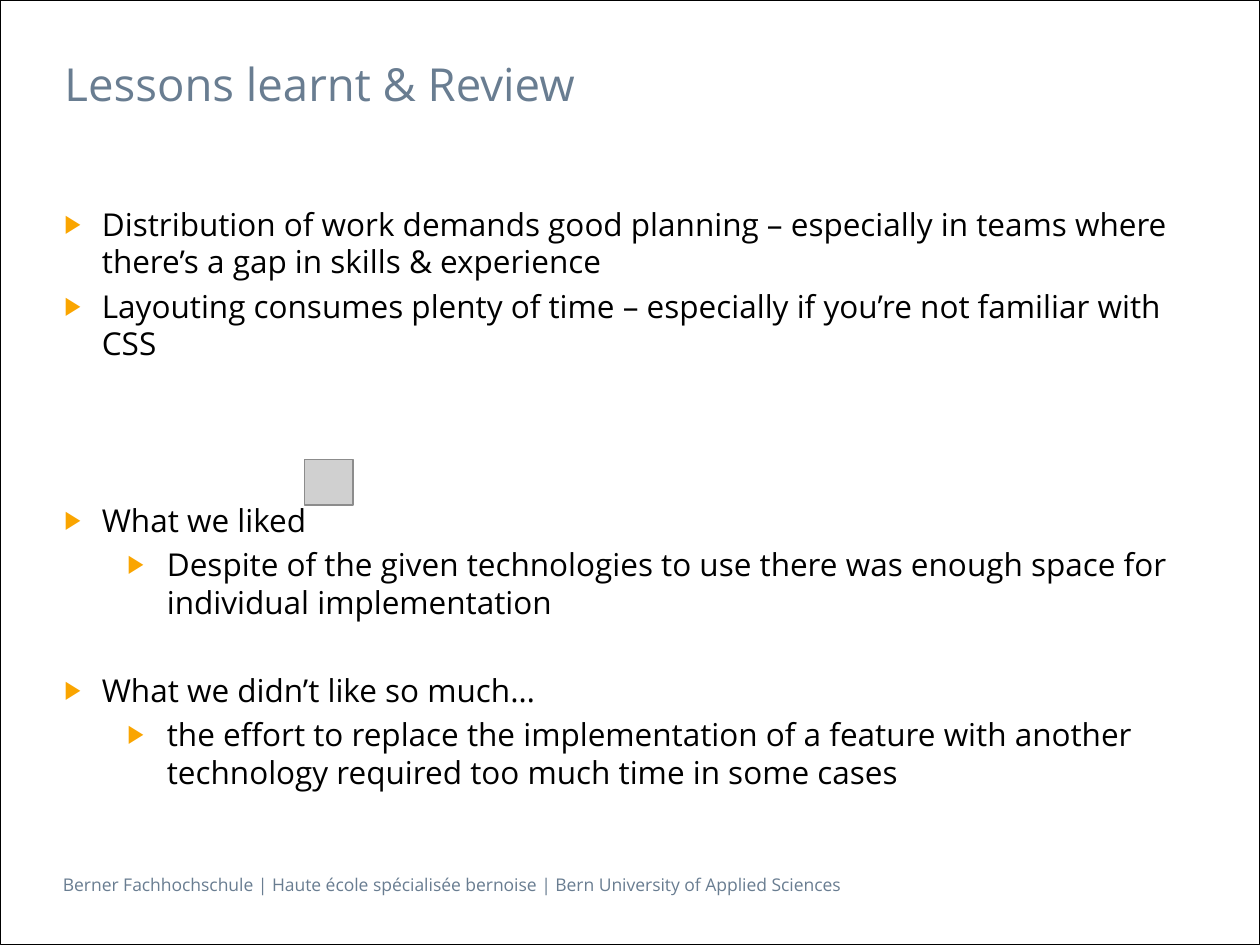
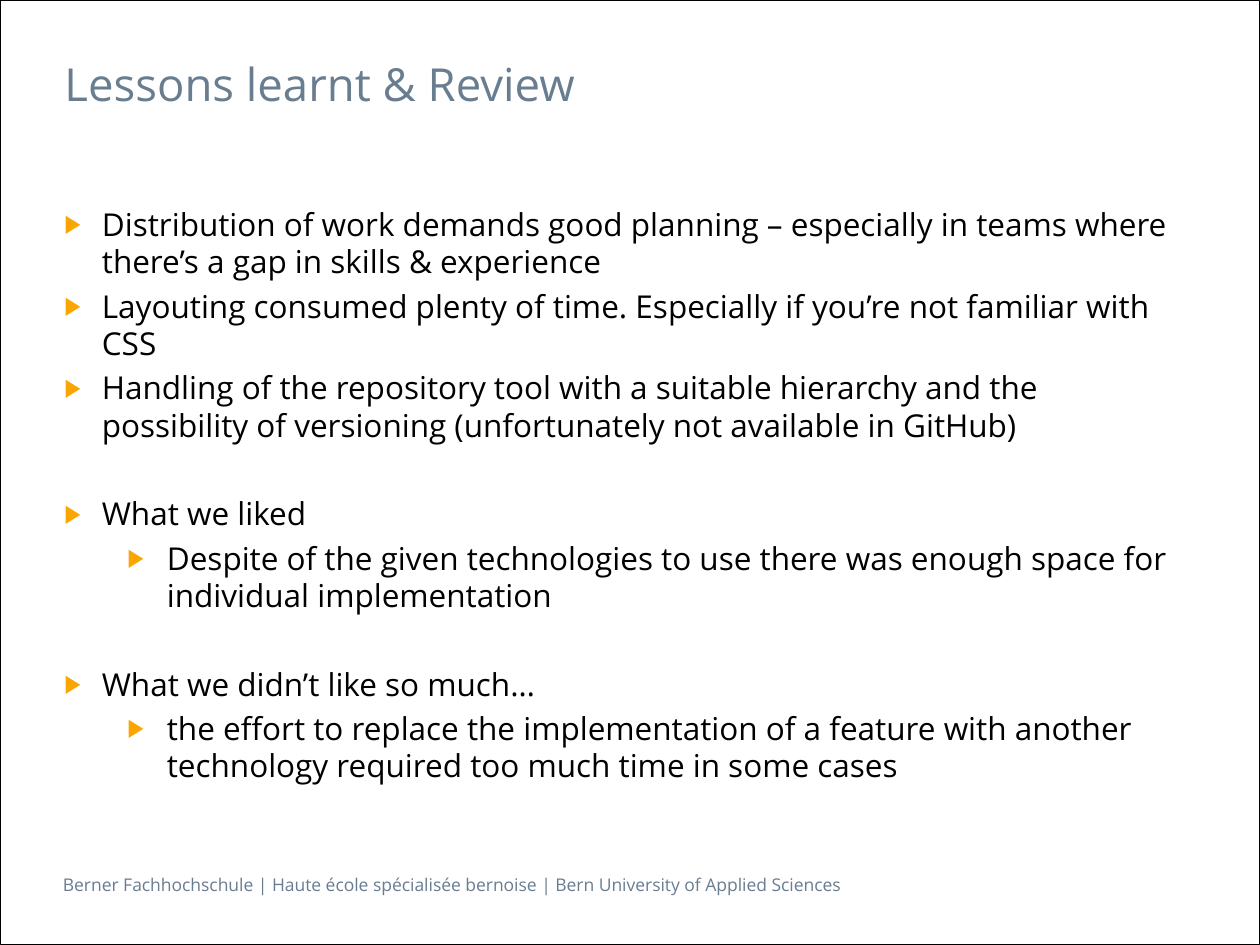
Before and after one commit to Makae/ch.bfh.bti7054.w2014.q.groot, a slide deck: slide 9 of trunk/doc/Presentation.pptx (slide 11 before the commit). Drawn at 1260x945 pixels with LibreOffice and Linux fonts; fonts in the diff are those of the drawing; grey boxes stand for pictures. Boxes give left, top, right and bottom in pixels: in the first picture for what was removed or moved away, otherwise in the second. Text is boxed around its words. In the diff, an @@ line names an element or a change of style, - is before the commit and + after.

```diff
--- a/trunk/doc/Presentation.pptx
+++ b/trunk/doc/Presentation.pptx
@@ text at <box>102,294,1149,445</box>: text changed @@
-▶ Layouting consumes plenty of time – especially if you’re not familiar with CSS
+▶ Layouting consumed plenty of time. Especially if you’re not familiar with CSS
+▶ Handling of the repository tool with a suitable hierarchy and the possibility of versioning (unfortunately not available in GitHub)
@@ picture removed at <box>305,460,354,505</box> @@
```
Also in this commit, not shown: 4 other slides changed, 2 slides added, 4 slides removed.
